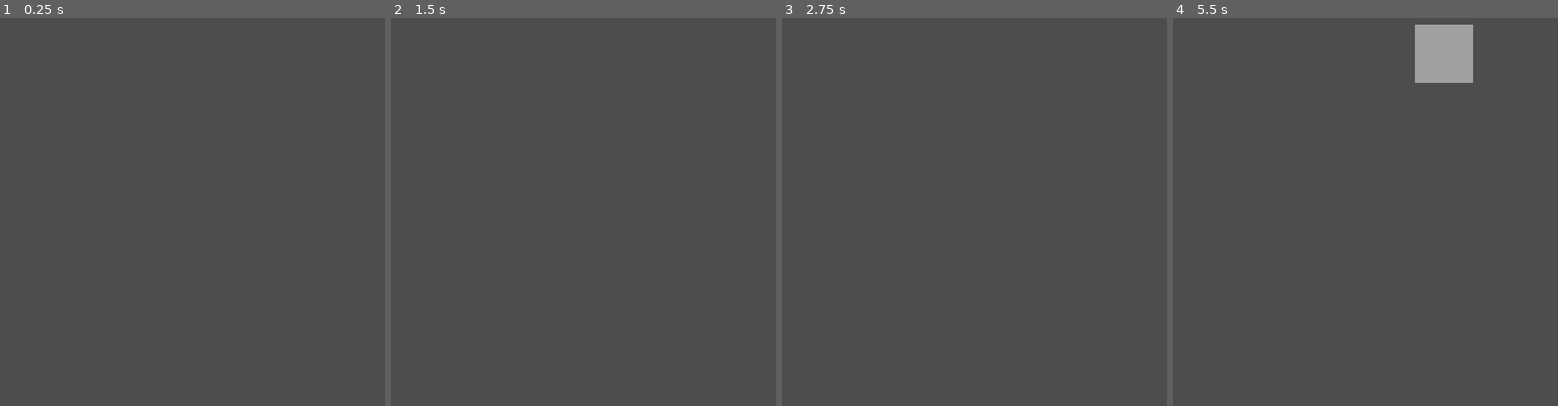
Above: before the commit, frames 1-4 (left to right).
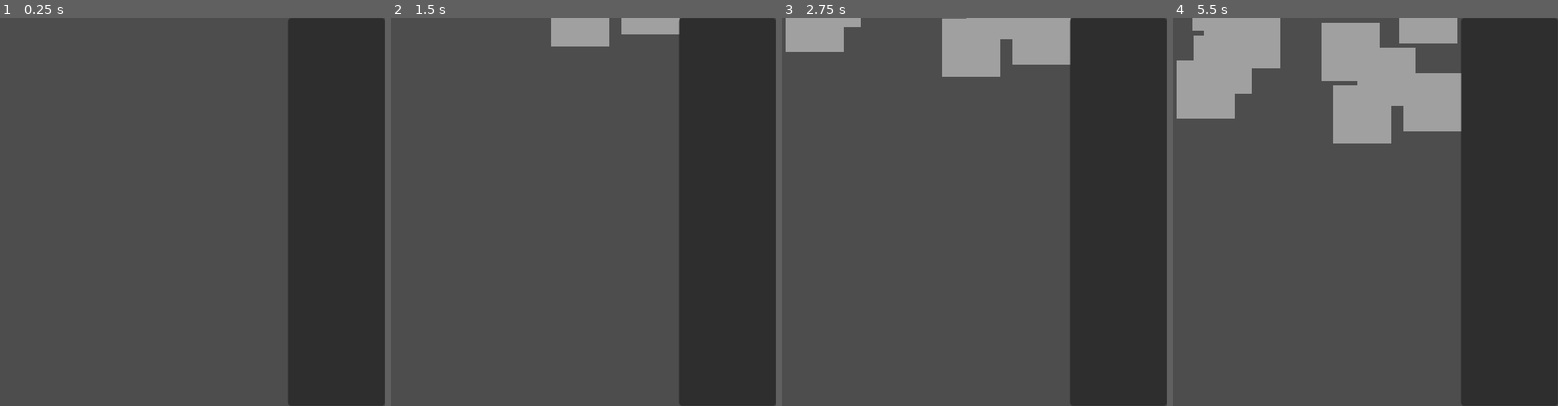
Above: after the commit, the same moments.

Repository: Zoidmania/gdex-2023-winter
Game: Godot game, scene res://stages/stage_1.tscn
The game is run twice, just before and just after one commit, with the same random seed, the same clock (stepped at 60 frames per second) and the same inputs. The engine's default icon, where the game draws it, is replaced by a stand-in: a white triangle on a blue panel in a dark square.
Inputs:
- Up to frame 1 (0.25 s): no input
- Up to frame 2 (1.5 s): tap Enter at 0.5 s; hold Right (santa_move_right) 0.53-1.28 s; tap Space (santa_shoot) at 0.6, 1.35 s; hold Down (santa_move_down) from 1.28 s (still down)
- Up to frame 3 (2.75 s): release Down (santa_move_down) at 2.03 s; hold Right (santa_move_right) from 2.03 s (still down); tap Space (santa_shoot) at 2.1 s
- Up to frame 4 (5.5 s): release Right (santa_move_right) at 2.78 s; hold Up (santa_move_up) 2.78-3.53 s; tap Space (santa_shoot) every 0.75 s from 2.85 to 5.1 s; hold Left (santa_move_left) 3.53-5.03 s; hold Down (santa_move_down) from 5.03 s (still down)

The runs differ from the first frame. In frame 1, 25% of the frame differs, in the area x 74-100%, y 0-100%; in frame 2, 27%; in frame 3, 30%; in frame 4, 39%, in the area x 0-100%, y 0-100%.

Commit message:
prototype play area

Diff:
--- a/src/components/border_bounce_component.gd
+++ b/src/components/border_bounce_component.gd
@@ -14,7 +14,7 @@
 @export var move_component: MoveComponent
 
 var left_border:= 0
-var right_border = ProjectSettings.get_setting("display/window/size/viewport_width")
+var right_border = ProjectSettings.get_setting("display/window/size/playable_area_width")
 
 
 ## Called every frame.
--- a/src/components/spawner_component.gd
+++ b/src/components/spawner_component.gd
@@ -13,6 +13,9 @@
 ## Spawn an instance of the scene at a specific global position on a parent.
 ##
 ## By default, the `parent` is the root scene.
+##
+## By default, an instance is created for you, and it's added to the `parent`. If passing an
+## instance, you must add the instance to the parent yourself.
 func spawn(
     global_spawn_position: Vector2 = global_position,
     parent: Node = get_tree().current_scene,
@@ -23,7 +26,7 @@
 
     if not instance:
         instance = scene.instantiate()
-    parent.add_child(instance)
+        parent.add_child(instance)
     instance.global_position = global_spawn_position
 
     return instance
--- /dev/null
+++ b/src/hud.gd
@@ -0,0 +1,14 @@
+extends CanvasLayer
+
+@onready var h_split_container: HSplitContainer = $HSplitContainer
+@onready var game_viewport: ReferenceRect = %GameViewport
+
+var play_area_width = ProjectSettings.get_setting("display/window/size/playable_area_width")
+
+
+## Init.
+##
+## Ensures that the split offset of the container matches the value defined in project settings.
+func _ready() -> void:
+
+    h_split_container.split_offset = play_area_width
--- a/src/hud.tscn
+++ b/src/hud.tscn
@@ -1,3 +1,23 @@
-[gd_scene format=3 uid="uid://dt47ouy0h30vr"]
+[gd_scene load_steps=2 format=3 uid="uid://dt47ouy0h30vr"]
+
+[ext_resource type="Script" path="res://hud.gd" id="1_wj5ib"]
 
 [node name="HUD" type="CanvasLayer"]
+script = ExtResource("1_wj5ib")
+
+[node name="HSplitContainer" type="HSplitContainer" parent="."]
+anchors_preset = 15
+anchor_right = 1.0
+anchor_bottom = 1.0
+grow_horizontal = 2
+grow_vertical = 2
+split_offset = 240
+dragger_visibility = 2
+
+[node name="GameViewport" type="ReferenceRect" parent="HSplitContainer"]
+unique_name_in_owner = true
+layout_mode = 2
+border_color = Color(0.898039, 0, 0.764706, 1)
+
+[node name="DebugPanel" type="Panel" parent="HSplitContainer"]
+layout_mode = 2
--- a/src/stages/enemy_generator.gd
+++ b/src/stages/enemy_generator.gd
@@ -9,7 +9,7 @@
 
 @onready var spawner_component: SpawnerComponent = $SpawnerComponent
 
-var viewport_width = ProjectSettings.get_setting("display/window/size/viewport_width")
+var play_area_width = ProjectSettings.get_setting("display/window/size/playable_area_width")
 
 
 ## Spawns enemies at a random location above the screen.
@@ -20,13 +20,16 @@
 
     # instance the enemy _now_ instead of letting spawn() do it so we can access its margin values
     var instance: Enemy = enemy_scene.instantiate()
+    # An instance's `_ready()` isn't called until the instance joins the tree, so we add it here so
+    # margins get set.
+    get_tree().current_scene.add_child(instance)
     var x_margin = instance.x_margin
     var y_margin = instance.y_margin
 
     spawner_component.scene = enemy_scene
     spawner_component.spawn(
         # random horizontal, always just above the viewport
-        Vector2(randf_range(x_margin, viewport_width-x_margin), 0-(y_margin*2)),
+        Vector2(randf_range(x_margin, play_area_width-(x_margin*2)), 0-(y_margin*2)),
         get_tree().current_scene, # the root of the scene tree
         instance # an instanced enemy scene
     )
--- a/src/stages/stage_1.tscn
+++ b/src/stages/stage_1.tscn
@@ -1,9 +1,12 @@
-[gd_scene load_steps=3 format=3 uid="uid://blke6hd32d6xy"]
+[gd_scene load_steps=4 format=3 uid="uid://blke6hd32d6xy"]
 
+[ext_resource type="PackedScene" uid="uid://dt47ouy0h30vr" path="res://hud.tscn" id="1_nff42"]
 [ext_resource type="PackedScene" uid="uid://cyfrv23x7cjxg" path="res://stages/stage_1_enemy_generator.tscn" id="1_s5i7o"]
 [ext_resource type="PackedScene" uid="uid://y0utk1nx72vy" path="res://enemies/grey_goat.tscn" id="2_dfvkc"]
 
 [node name="Stage1" type="Node2D"]
 
+[node name="HUD" parent="." instance=ExtResource("1_nff42")]
+
 [node name="Stage1EnemyGenerator" parent="." instance=ExtResource("1_s5i7o")]
 grey_goat_scene = ExtResource("2_dfvkc")
--- a/src/stages/stage_1_enemy_generator.tscn
+++ b/src/stages/stage_1_enemy_generator.tscn
@@ -8,6 +8,6 @@
 grey_goat_scene = null
 
 [node name="GreyGoatTimer" type="Timer" parent="." index="1"]
-wait_time = 4.0
+wait_time = 0.5
 one_shot = true
 autostart = true
